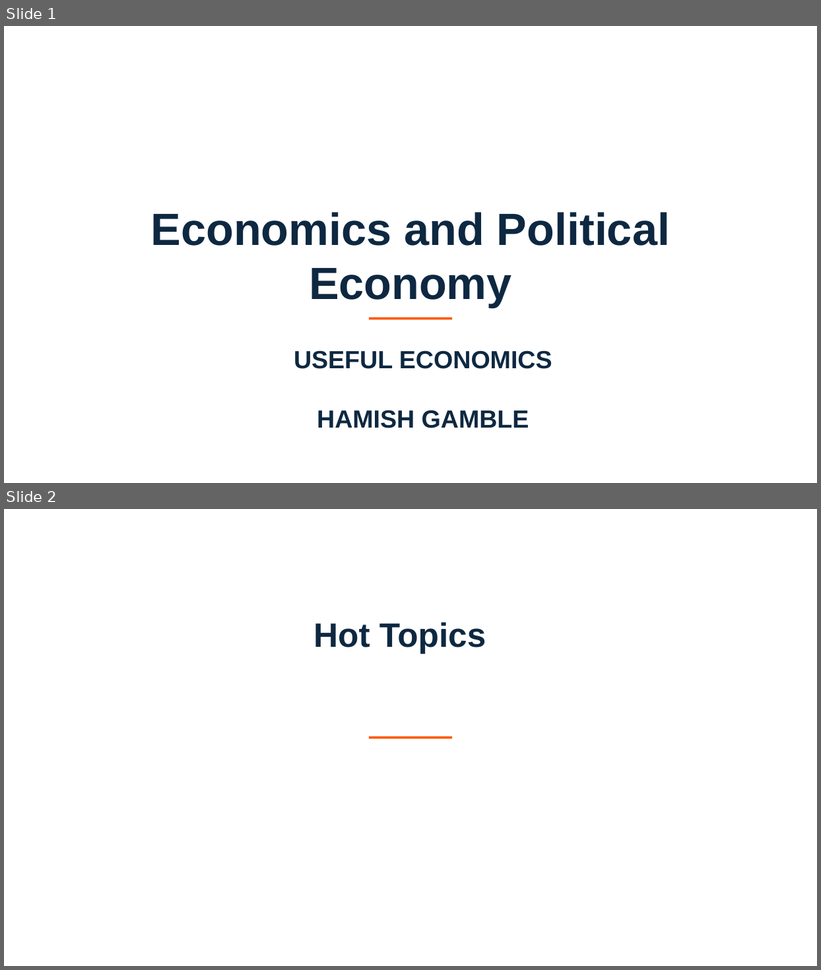
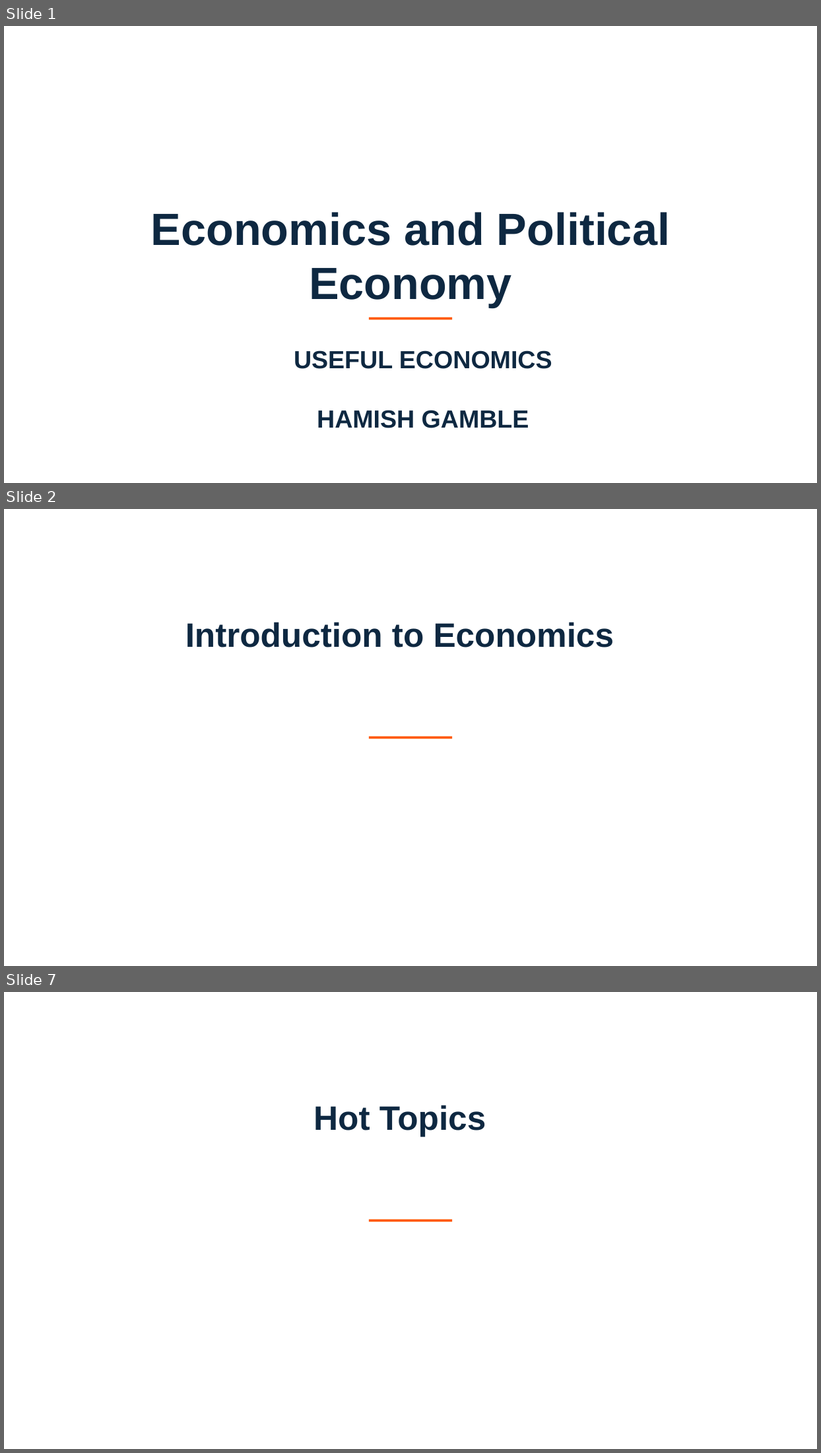
Before and after one commit to amwu-nrc/economics-presentations, a slide deck: du4-economics-political-economy-hamish-gamble.pptx. Shown one above the other, each under a label of ours: slides 1 and 2 before the commit, slides 1, 2 and 7 after it; the slides between them are not shown. The pictures are 821x970 and 821x1453 pixels, drawn with LibreOffice and Linux fonts; fonts in the diff are those of the drawing; background and template pictures are left out. Boxes give left, top, right and bottom in pixels: in the first picture for what was removed or moved away, otherwise in the second. Text is boxed around its words. In the diff, an @@ line names an element or a change of style, - is before the commit and + after.

```diff
--- a/du4-economics-political-economy-hamish-gamble.pptx
+++ b/du4-economics-political-economy-hamish-gamble.pptx
@@ slide 2 added at <box>4,509,817,966</box>, background picture (left out); not listed: 1 template element that a slide beside it also shows @@
@@ title added at <box>186,622,614,648</box>, 30 pt, text #0E2841, bold @@
+Introduction to Economics
@@ what was slide 2 is now slide 7 @@
```
Also in this commit, not shown: 1 slide changed, 4 other slides added, 25 other files.
